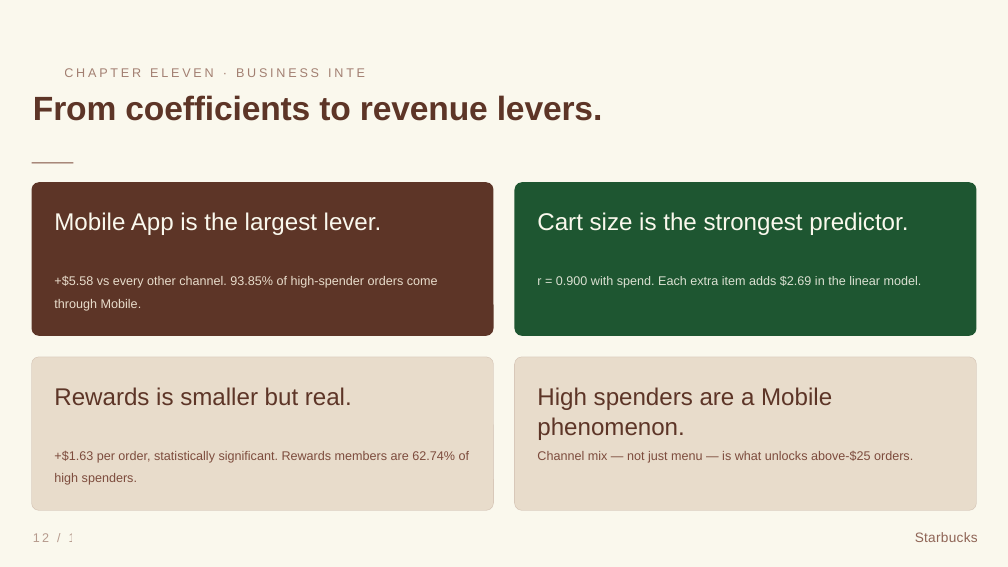
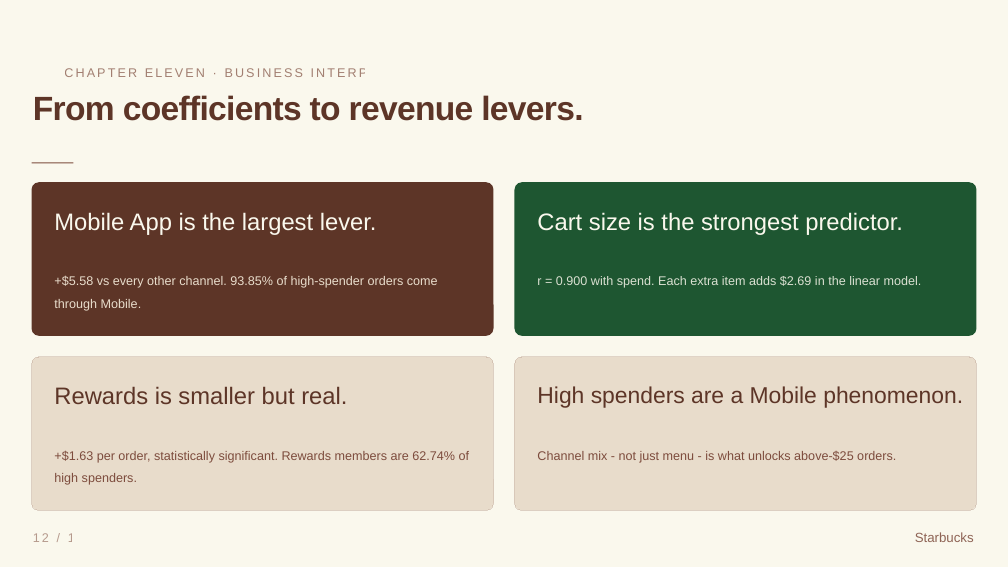
Before and after one commit to NamanSudan/data202-starbucks-analysis, a slide deck: slide 12 of presentation/final-presentation/final-presentation.pptx. Drawn at 1008x567 pixels with LibreOffice and Linux fonts; fonts in the diff are those of the drawing. Boxes give left, top, right and bottom in pixels: in the first picture for what was removed or moved away, otherwise in the second. Text is boxed around its words. In the diff, an @@ line names an element or a change of style, - is before the commit and + after.

```diff
--- a/presentation/final-presentation/final-presentation.pptx
+++ b/presentation/final-presentation/final-presentation.pptx
@@ text "From coefficients to revenue levers." at (33, 95, 583, 121): letter spacing -0.2 to -1 pt @@
@@ text "CHAPTER ELEVEN · BUSINESS INTERPRETATION" at (63, 63, 521, 80): letter spacing 4 to 3 pt @@
@@ size 34.5 to 34 pt in 3 elements at (54, 212, 377, 235), (537, 212, 903, 235), (54, 387, 347, 404) @@
@@ text "High spenders are a Mobile ..." at (537, 386, 963, 408): size 34.5 to 32.6 pt @@
@@ text at (537, 451, 896, 463): text changed @@
-Channel mix — not just menu — is what unlocks above-$25 orders.
+Channel mix - not just menu - is what unlocks above-$25 orders.
@@ text "12 / 16" at (33, 533, 84, 542): letter spacing 3.2 to 3 pt @@
@@ text "Starbucks" at (915, 532, 974, 542): size 19.5 to 19 pt, letter spacing 0.4 to 0 pt @@
```
Also in this commit, not shown: 15 other slides changed, 2 other files.
